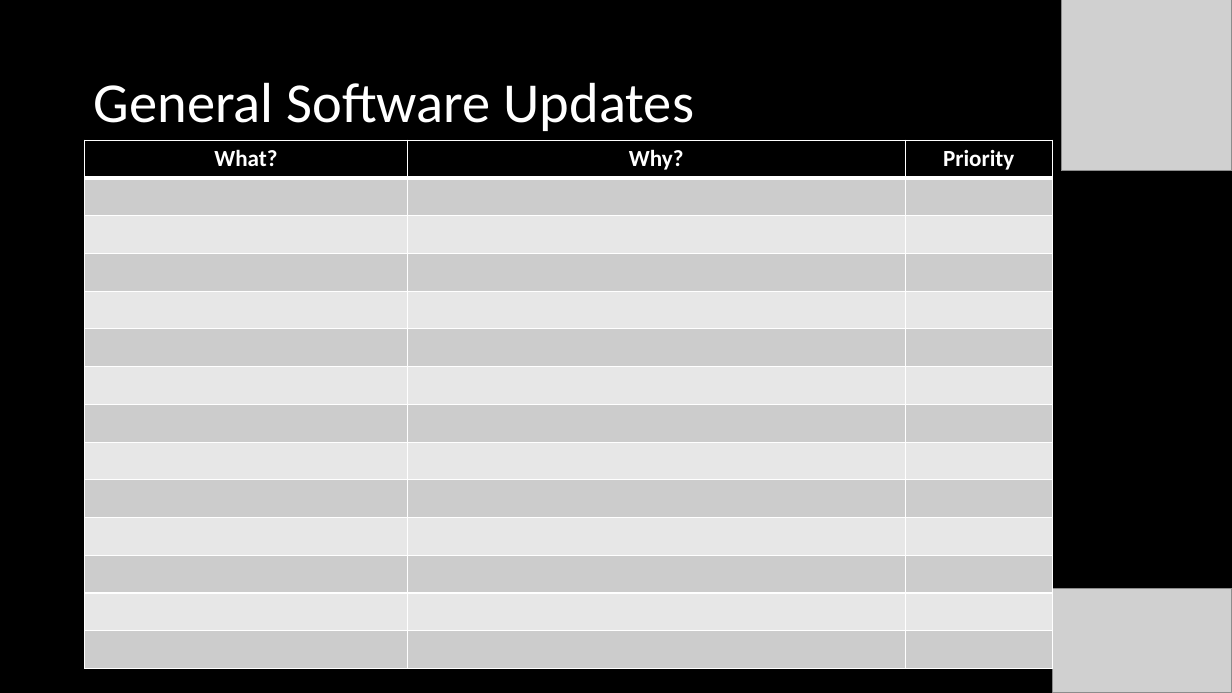
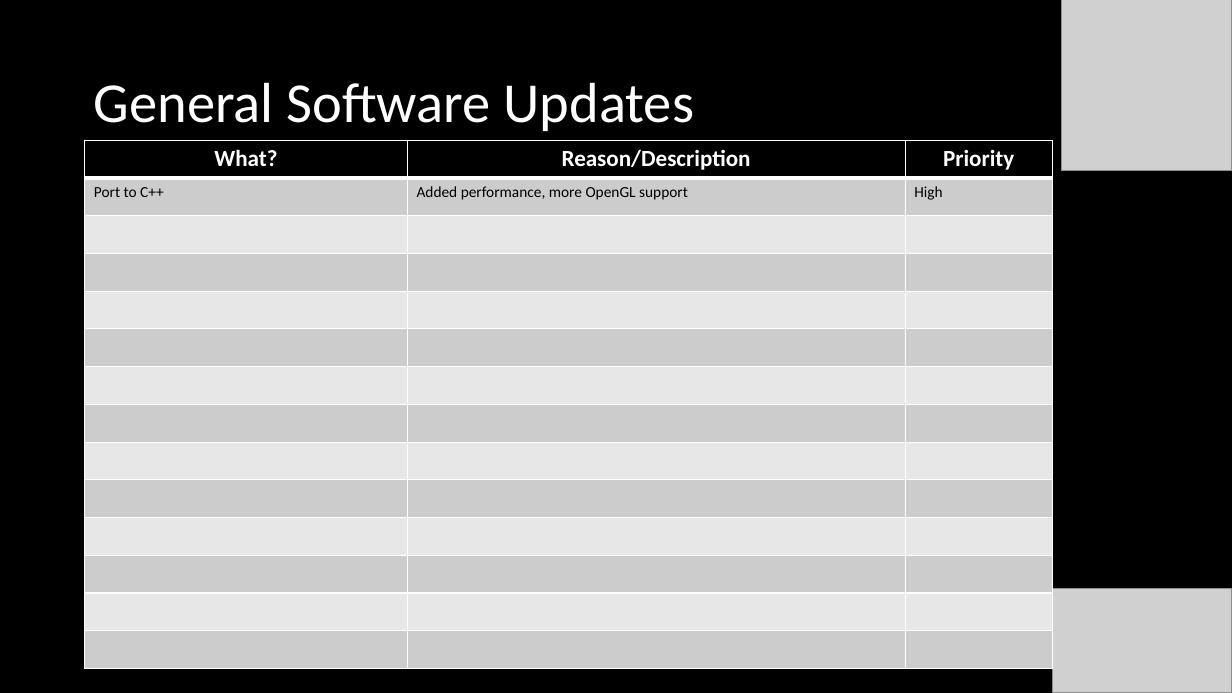
Before and after one commit to henry-valentine/COMPASS, a slide deck: slide 5 of documentation/COMPASS Project Status Document.pptx (slide 4 before the commit). Drawn at 1232x693 pixels with LibreOffice and Linux fonts; fonts in the diff are those of the drawing; grey boxes stand for pictures. Boxes give left, top, right and bottom in pixels: in the first picture for what was removed or moved away, otherwise in the second. Text is boxed around its words. In the diff, an @@ line names an element or a change of style, - is before the commit and + after.

```diff
--- a/documentation/COMPASS Project Status Document.pptx
+++ b/documentation/COMPASS Project Status Document.pptx
@@ table at (85, 140, 1054, 669) @@
-row 1: What? | Why? | Priority
+row 1: What? | Reason/Description | Priority
+row 2: Port to C++ | Added performance, more OpenGL support | High
-row 14:  |  | 
```
Also in this commit, not shown: 7 other slides changed, 6 slides added, 12 other files.
